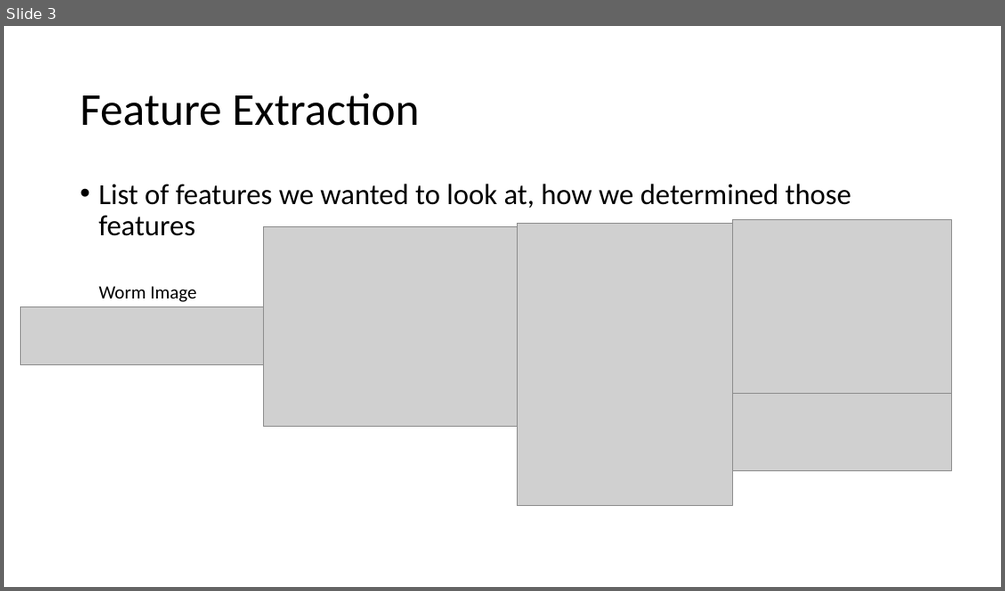
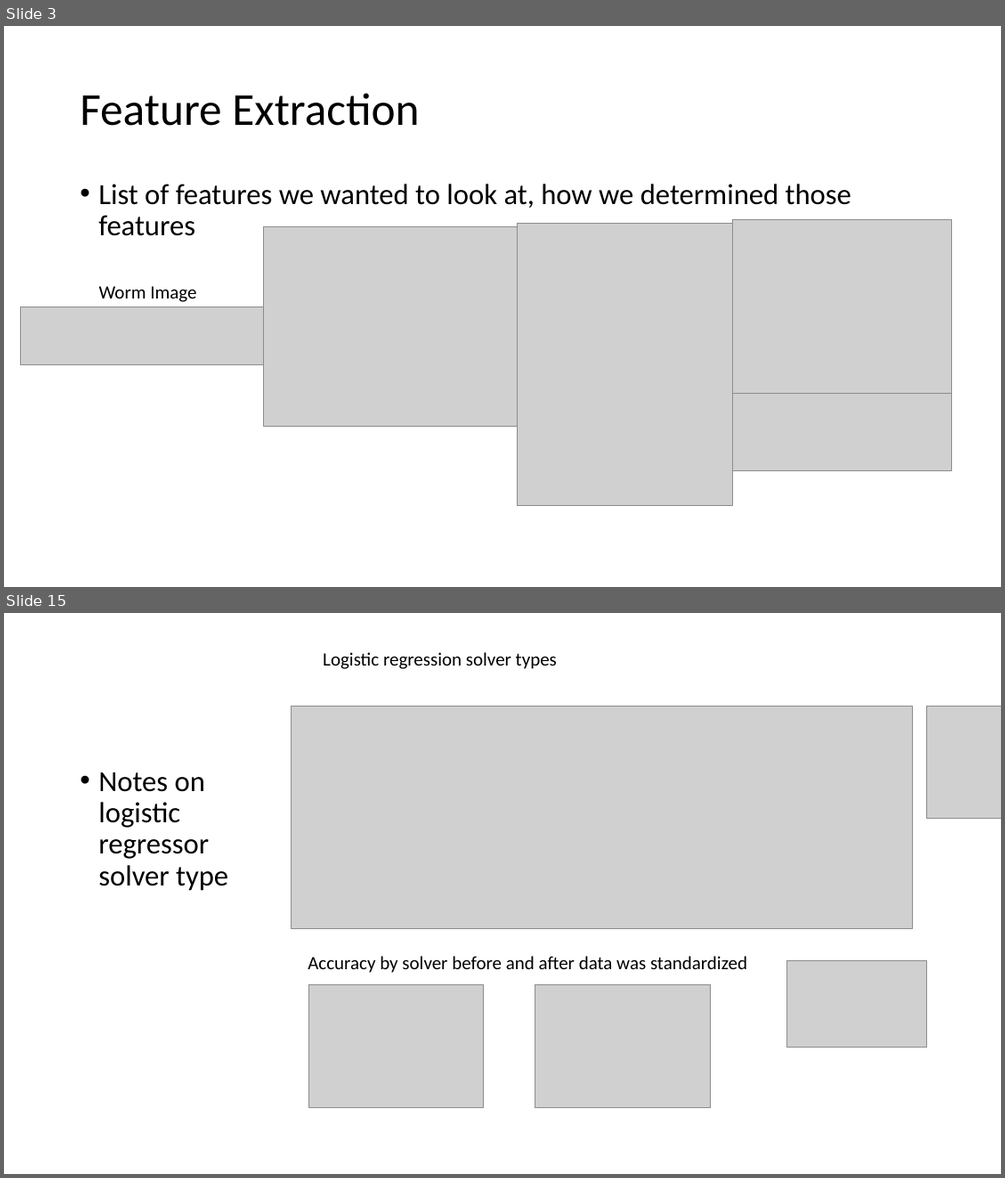
Before and after one commit to McGrathWormStuff/Image_Processing, a slide deck: Image Processing Presentation.pptx. Shown one above the other, each under a label of ours: slide 3 before the commit, slides 3 and 15 after it; the slides between them are not shown. The pictures are 1005x591 and 1005x1178 pixels, drawn with LibreOffice and Linux fonts; fonts in the diff are those of the drawing; grey boxes stand for pictures. Boxes give left, top, right and bottom in pixels: in the first picture for what was removed or moved away, otherwise in the second. Text is boxed around its words. In the diff, an @@ line names an element or a change of style, - is before the commit and + after.

```diff
--- a/Image Processing Presentation.pptx
+++ b/Image Processing Presentation.pptx
@@ slide 15 added at bbox=[4, 613, 1001, 1174], background #FFFFFF @@
@@ text added at bbox=[323, 652, 557, 669], 18 pt, text #000000 @@
+Logistic regression solver types
@@ picture added at bbox=[291, 706, 912, 929] @@
@@ picture added at bbox=[926, 706, 1001, 819] @@
@@ text added at bbox=[98, 772, 228, 891], 28 pt, text #000000 @@
+• Notes on logistic regressor solver type
@@ text added at bbox=[307, 956, 747, 973], 18 pt, text #000000 @@
+Accuracy by solver before and after data was standardized
@@ picture added at bbox=[309, 985, 484, 1107] @@
@@ picture added at bbox=[535, 985, 711, 1107] @@
@@ picture added at bbox=[787, 961, 926, 1046] @@
```
Also in this commit, not shown: 5 slides changed, 7 other slides added, 3 slides removed.
